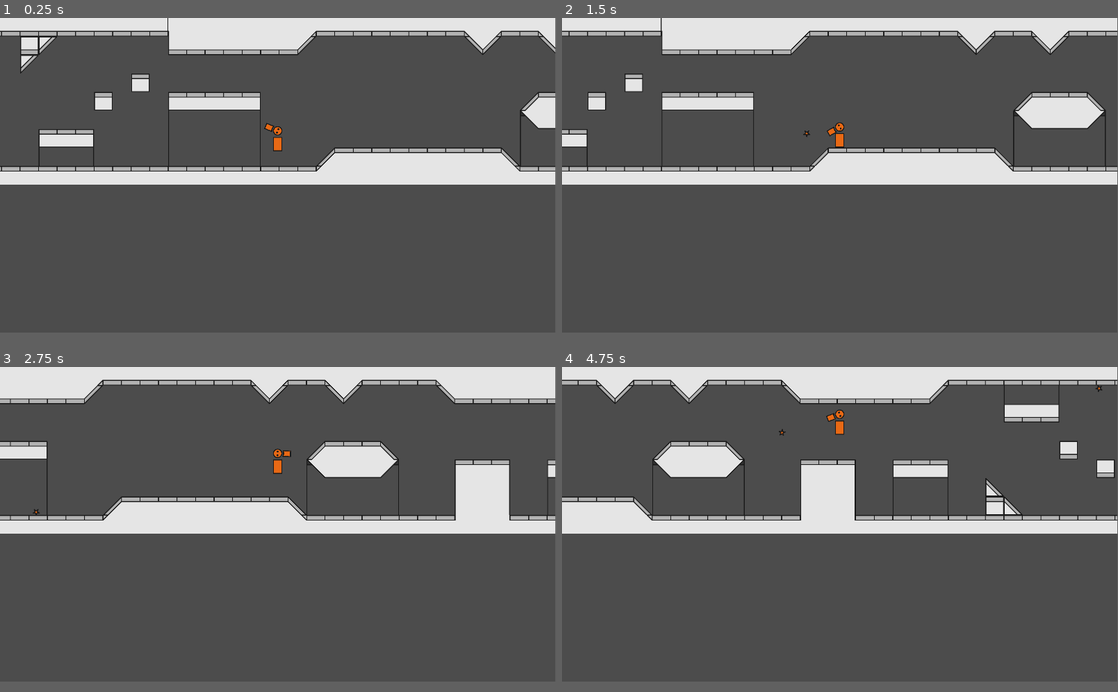
Above: before the commit, frames 1-4 (two rows, left to right).
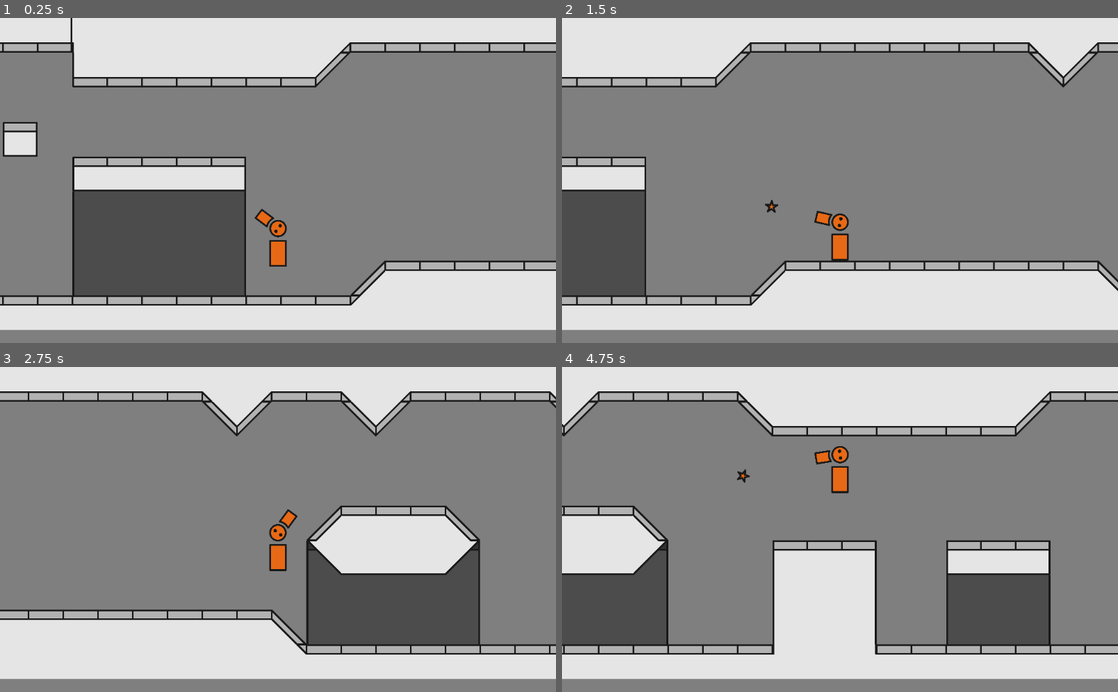
Above: after the commit, the same moments.

Repository: sirstotes/ZenoJam
Game: Godot game, scene res://Scenes/Main.tscn
Same seed, same stepped clock (60 frames per second), same inputs: the game is played once before the commit and once after it. After the commit the project has no main scene; this scene is started directly in both runs.
Inputs (mouse positions are in pixels of both pictures, inside the frame that each line leads up to):
- Up to frame 1 (0.25 s): no input
- Up to frame 2 (1.5 s): move the mouse to (962, 161) at 0.52 s; hold Up (ui_up) 0.53-1.28 s; hold Right (ui_right) from 0.53 s (still down); move the mouse to (728, 190) at 1.27 s; click (728, 190) at 1.35 s
- Up to frame 3 (2.75 s): tap Up (ui_up) at 1.52, 1.55, 1.82 s; move the mouse to (333, 454) at 2.02 s; release Right (ui_right) at 2.03 s; hold Left (ui_left) from 2.03 s (still down); hold Up (ui_up) from 2.03 s (still down)
- Up to frame 4 (4.75 s): move the mouse to (812, 588) at 2.77 s; release Left (ui_left) at 2.78 s; release Up (ui_up) at 2.78 s; hold Right (ui_right) 2.78-4.28 s; click (812, 588) at 2.85 s; tap Up (ui_up) at 3.02, 3.05, 3.32, 4.52, 4.55 s; move the mouse to (1006, 571) at 3.52 s; hold Up (ui_up) 3.53-4.28 s; move the mouse to (673, 477) at 4.27 s; hold Left (ui_left) from 4.28 s (still down); click (673, 477) at 4.35 s
The window is 799x453 before the commit and 800x468 after it. Grey fills any space a smaller window leaves; there, only what the larger window draws over its background counts as a difference.

The runs differ from the first frame. In frame 1, 79% of the frame differs, in the area x 0-100%, y 0-97%; in frame 2, 85%; in frame 3, 82%; in frame 4, 81%.

Commit message:
Backdrops

Diff:
--- a/Scenes/Main.tscn
+++ b/Scenes/Main.tscn
@@ -26,12 +26,26 @@
 [node name="Frontdrop" type="TileMap" parent="Screen 1"]
 visible = false
 scale = Vector2( 0.1, 0.1 )
+z_index = 2
+z_as_relative = false
 tile_set = ExtResource( 1 )
 cell_size = Vector2( 640, 640 )
 collision_layer = 0
 collision_mask = 0
 format = 1
 tile_data = PoolIntArray( 262144, 0, 0, 262145, 0, 1, 262146, 0, 1, 262147, 0, 1, 262148, 0, 2, 327680, 0, 65536, 32768 …(369 unchanged characters)…
+
+[node name="Frontdrop2" type="TileMap" parent="Screen 1"]
+visible = false
+position = Vector2( 1920, 0 )
+scale = Vector2( 0.1, 0.1 )
+z_index = 2
+z_as_relative = false
+tile_set = ExtResource( 1 )
+cell_size = Vector2( 640, 640 )
+collision_layer = 0
+collision_mask = 0
+format = 1
 
 [node name="Screen 2" type="Node2D" parent="."]
 position = Vector2( 960, 0 )
@@ -53,12 +67,26 @@
 [node name="Frontdrop" type="TileMap" parent="Screen 2"]
 visible = false
 scale = Vector2( 0.1, 0.1 )
+z_index = 2
+z_as_relative = false
 tile_set = ExtResource( 1 )
 cell_size = Vector2( 640, 640 )
 collision_layer = 0
 collision_mask = 0
 format = 1
 tile_data = PoolIntArray( 327684, 0, 65536, 327685, 0, 65537, 327686, 0, 65537, 327687, 0, 65537, 327688, 0, 65538, 393 …(267 unchanged characters)…
+
+[node name="Frontdrop2" type="TileMap" parent="Screen 2"]
+visible = false
+position = Vector2( 960, 0 )
+scale = Vector2( 0.1, 0.1 )
+z_index = 2
+z_as_relative = false
+tile_set = ExtResource( 1 )
+cell_size = Vector2( 640, 640 )
+collision_layer = 0
+collision_mask = 0
+format = 1
 
 [node name="Screen 3" type="Node2D" parent="."]
 position = Vector2( 1920, 0 )
@@ -80,6 +108,8 @@
 [node name="Frontdrop" type="TileMap" parent="Screen 3"]
 visible = false
 scale = Vector2( 0.1, 0.1 )
+z_index = 2
+z_as_relative = false
 tile_set = ExtResource( 1 )
 cell_size = Vector2( 640, 640 )
 collision_layer = 0
@@ -90,6 +120,8 @@
 [node name="Frontdrop2" type="TileMap" parent="Screen 3"]
 visible = false
 scale = Vector2( 0.1, 0.1 )
+z_index = 2
+z_as_relative = false
 tile_set = ExtResource( 1 )
 cell_size = Vector2( 640, 640 )
 collision_layer = 0
--- a/Scripts/Mobius.gd
+++ b/Scripts/Mobius.gd
@@ -40,9 +40,12 @@
 	if int(floor((screen.position.x/screen_size)/3)) % 2 == 0:
 		screen.scale.y = 1
 		screen.position.y = 0
+		screen.get_node("Frontdrop").visible = false
+		screen.get_node("Frontdrop2").visible = true
 	else:
 		screen.scale.y = -1
 		screen.position.y = screen_height
-
+		screen.get_node("Frontdrop").visible = true
+		screen.get_node("Frontdrop2").visible = false
 func get_chunk():
 	return int(floor(player.position.x/screen_size))
--- a/project.godot
+++ b/project.godot
@@ -15,90 +15,18 @@
 
 [application]
 
-config/name="Mobius"
-run/main_scene="res://Scenes/Main.tscn"
+config/name="temp"
 config/icon="res://icon.png"
-
-[display]
-
-window/size/width=1920
-window/size/height=1088
 
 [input]
 
-ui_accept={
-"deadzone": 0.5,
-"events": [ Object(InputEventKey,"resource_local_to_scene":false,"resource_name":"","device":0,"alt":false,"shift":false,"control":false,"meta":false,"command":false,"pressed":false,"scancode":16777221,"unicode":0,"echo":false,"script":null)
- ]
-}
-ui_select={
-"deadzone": 0.5,
-"events": [  ]
-}
-ui_cancel={
-"deadzone": 0.5,
-"events": [ Object(InputEventKey,"resource_local_to_scene":false,"resource_name":"","device":0,"alt":false,"shift":false,"control":false,"meta":false,"command":false,"pressed":false,"scancode":16777217,"unicode":0,"echo":false,"script":null)
- ]
-}
-ui_focus_next={
-"deadzone": 0.5,
-"events": [  ]
-}
-ui_focus_prev={
-"deadzone": 0.5,
-"events": [  ]
-}
-ui_left={
-"deadzone": 0.5,
-"events": [ Object(InputEventKey,"resource_local_to_scene":false,"resource_name":"","device":0,"alt":false,"shift":false,"control":false,"meta":false,"command":false,"pressed":false,"scancode":65,"unicode":0,"echo":false,"script":null)
-, Object(InputEventKey,"resource_local_to_scene":false,"resource_name":"","device":0,"alt":false,"shift":false,"control":false,"meta":false,"command":false,"pressed":false,"scancode":16777231,"unicode":0,"echo":false,"script":null)
- ]
-}
-ui_right={
-"deadzone": 0.5,
-"events": [ Object(InputEventKey,"resource_local_to_scene":false,"resource_name":"","device":0,"alt":false,"shift":false,"control":false,"meta":false,"command":false,"pressed":false,"scancode":68,"unicode":0,"echo":false,"script":null)
-, Object(InputEventKey,"resource_local_to_scene":false,"resource_name":"","device":0,"alt":false,"shift":false,"control":false,"meta":false,"command":false,"pressed":false,"scancode":16777233,"unicode":0,"echo":false,"script":null)
- ]
-}
-ui_up={
-"deadzone": 0.5,
-"events": [ Object(InputEventKey,"resource_local_to_scene":false,"resource_name":"","device":0,"alt":false,"shift":false,"control":false,"meta":false,"command":false,"pressed":false,"scancode":87,"unicode":0,"echo":false,"script":null)
-, Object(InputEventKey,"resource_local_to_scene":false,"resource_name":"","device":0,"alt":false,"shift":false,"control":false,"meta":false,"command":false,"pressed":false,"scancode":32,"unicode":0,"echo":false,"script":null)
-, Object(InputEventKey,"resource_local_to_scene":false,"resource_name":"","device":0,"alt":false,"shift":false,"control":false,"meta":false,"command":false,"pressed":false,"scancode":16777232,"unicode":0,"echo":false,"script":null)
- ]
-}
-ui_down={
-"deadzone": 0.5,
-"events": [ Object(InputEventKey,"resource_local_to_scene":false,"resource_name":"","device":0,"alt":false,"shift":false,"control":false,"meta":false,"command":false,"pressed":false,"scancode":83,"unicode":0,"echo":false,"script":null)
-, Object(InputEventKey,"resource_local_to_scene":false,"resource_name":"","device":0,"alt":false,"shift":false,"control":false,"meta":false,"command":false,"pressed":false,"scancode":16777234,"unicode":0,"echo":false,"script":null)
- ]
-}
-ui_page_up={
-"deadzone": 0.5,
-"events": [  ]
-}
-ui_page_down={
-"deadzone": 0.5,
-"events": [  ]
-}
-ui_home={
-"deadzone": 0.5,
-"events": [  ]
-}
-ui_end={
-"deadzone": 0.5,
-"events": [  ]
-}
 shoot={
 "deadzone": 0.5,
 "events": [ Object(InputEventMouseButton,"resource_local_to_scene":false,"resource_name":"","device":0,"alt":false,"shi …(212 unchanged characters)…
  ]
 }
 
-[physics]
-
-common/physics_fps=500
-
 [rendering]
 
+environment/default_clear_color=Color( 0.5, 0.5, 0.5, 1 )
 environment/default_environment="res://default_env.tres"
